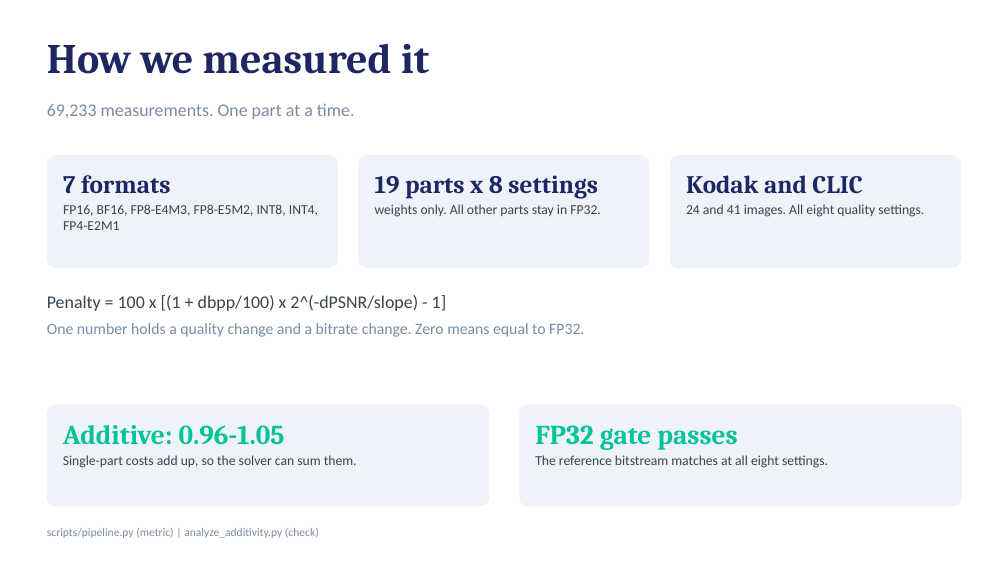
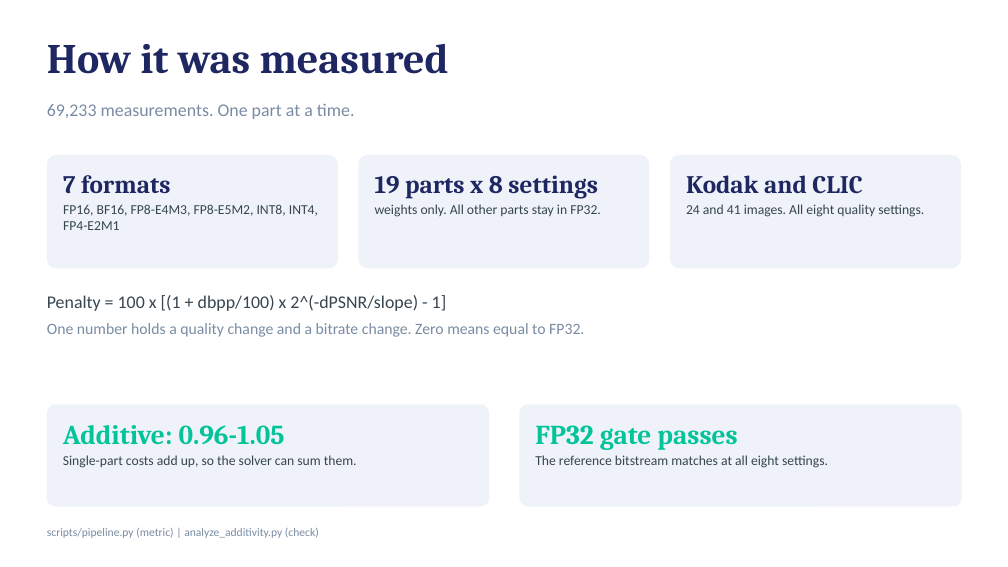
Before and after one commit to harshith0518/CS6886-PULSE-Quantization, a slide deck: slide 3 of submission/PULSE-quantization-deck.pptx. Drawn at 1008x567 pixels with LibreOffice and Linux fonts; fonts in the diff are those of the drawing. Boxes give left, top, right and bottom in pixels: in the first picture for what was removed or moved away, otherwise in the second. Text is boxed around its words. In the diff, an @@ line names an element or a change of style, - is before the commit and + after.

```diff
--- a/submission/PULSE-quantization-deck.pptx
+++ b/submission/PULSE-quantization-deck.pptx
@@ text at [47, 44, 449, 74]: text changed @@
-How we measured it
+How it was measured
```
Also in this commit, not shown: 7 other slides changed, 10 other files.
